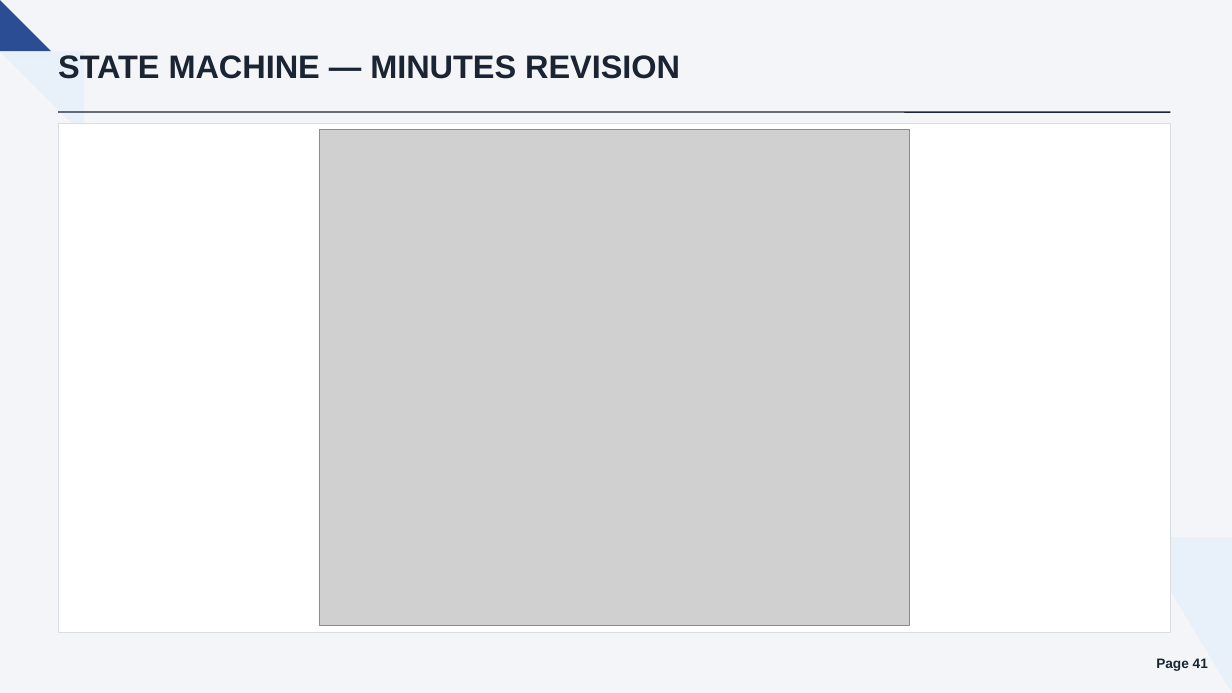
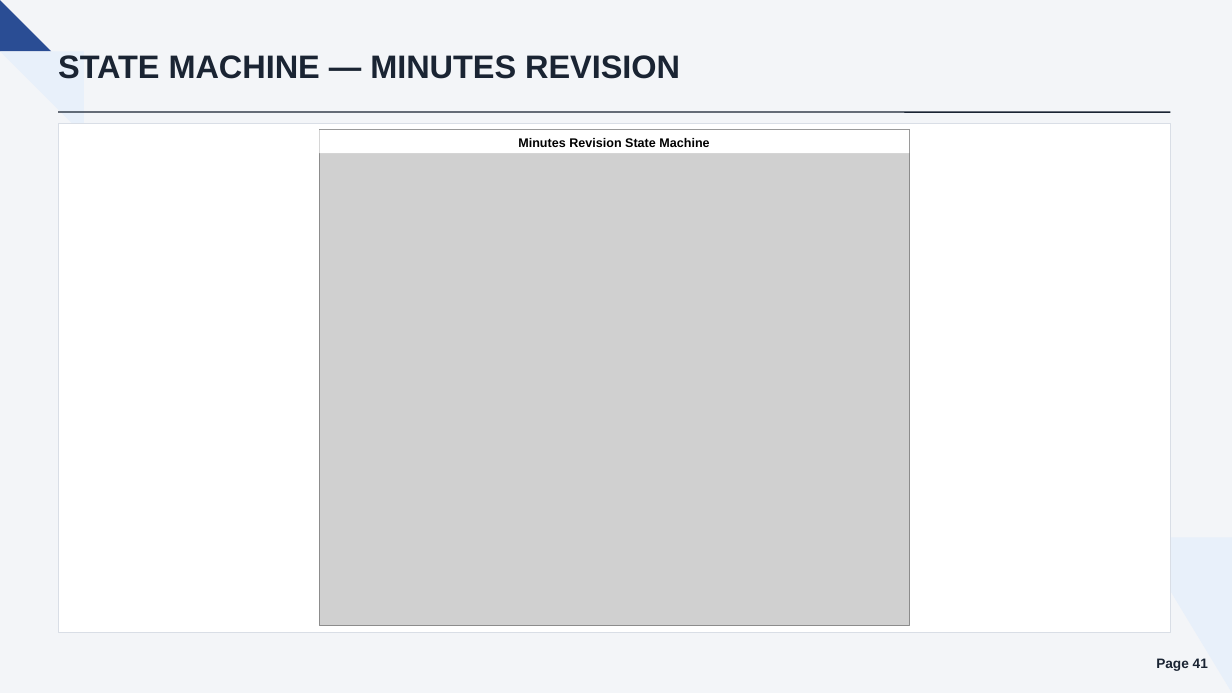
Before and after one commit to callmehai/FU-FA26-G116, a slide deck: slide 41 of docs/08-reports/source/TrustCabinet_Report.pptx. Drawn at 1232x693 pixels with LibreOffice and Linux fonts; fonts in the diff are those of the drawing; grey boxes stand for pictures. Boxes give left, top, right and bottom in pixels: in the first picture for what was removed or moved away, otherwise in the second. Text is boxed around its words. In the diff, an @@ line names an element or a change of style, - is before the commit and + after.

Commit message:
[Doc]: Thêm ERD Chen, chuẩn hóa UML Final State cho State Machine và cập nhật Report
- Bổ sung sơ đồ ERD dạng Chen (29 thực thể, 62 quan hệ) tại docs/assets/erd-chen/ và cập nhật 02-erd.md
- Cập nhật generator script, state-machines.json và sinh lại các sơ đồ SM-01 -> SM-19 với ký hiệu Final State chuẩn UML
- Bổ sung tài liệu giải thích ngữ nghĩa Final State trong docs/10-statemachine/README.md
- Cập nhật slide báo cáo TrustCabinet_Report.pptx

```diff
--- a/docs/08-reports/source/TrustCabinet_Report.pptx
+++ b/docs/08-reports/source/TrustCabinet_Report.pptx
@@ rectangle added at (x1=319, y1=130, x2=909, y2=153), fill #FFFFFF @@
@@ text added at (x1=518, y1=138, x2=709, y2=147), 11 pt, text #000000, bold @@
+Minutes Revision State Machine
```
Also in this commit, not shown: 9 other slides changed, 38 other files.
